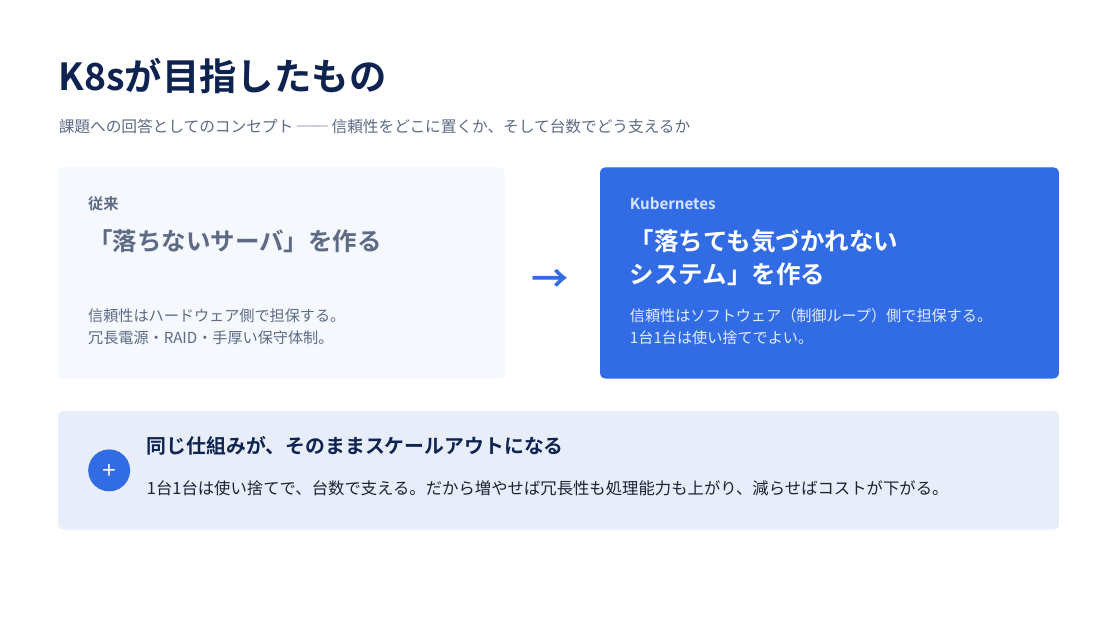
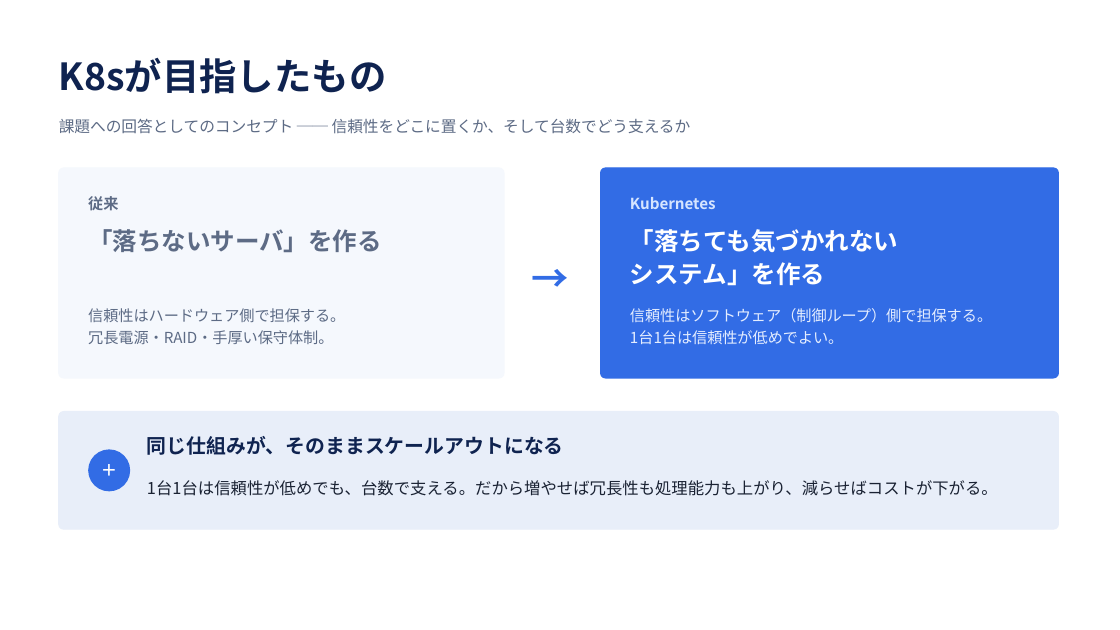
Before and after one commit to wurly200a/k8s-demo, a slide deck: slide 5 of 00Intro/slides/kubernetes-intro.pptx. Drawn at 1120x630 pixels with LibreOffice and Linux fonts; fonts in the diff are those of the drawing. Boxes give left, top, right and bottom in pixels: in the first picture for what was removed or moved away, otherwise in the second. Text is boxed around its words. In the diff, an @@ line names an element or a change of style, - is before the commit and + after.

Commit message:
Modified

```diff
--- a/00Intro/slides/kubernetes-intro.pptx
+++ b/00Intro/slides/kubernetes-intro.pptx
@@ text at box(630, 330, 843, 344): text changed @@
-1台1台は使い捨てでよい。
+1台1台は信頼性が低めでよい。
@@ text at box(147, 480, 998, 496): text changed @@
-1台1台は使い捨てで、台数で支える。だから増やせば冗長性も処理能力も上がり、減らせばコストが下がる。
+1台1台は信頼性が低めでも、台数で支える。だから増やせば冗長性も処理能力も上がり、減らせばコストが下がる。
```
Also in this commit, not shown: 2 other slides changed.
